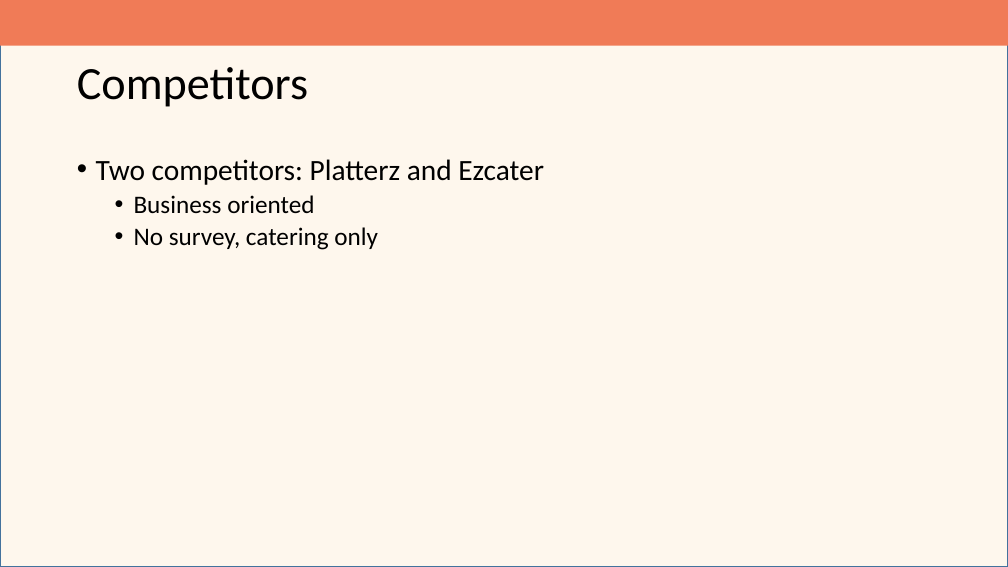
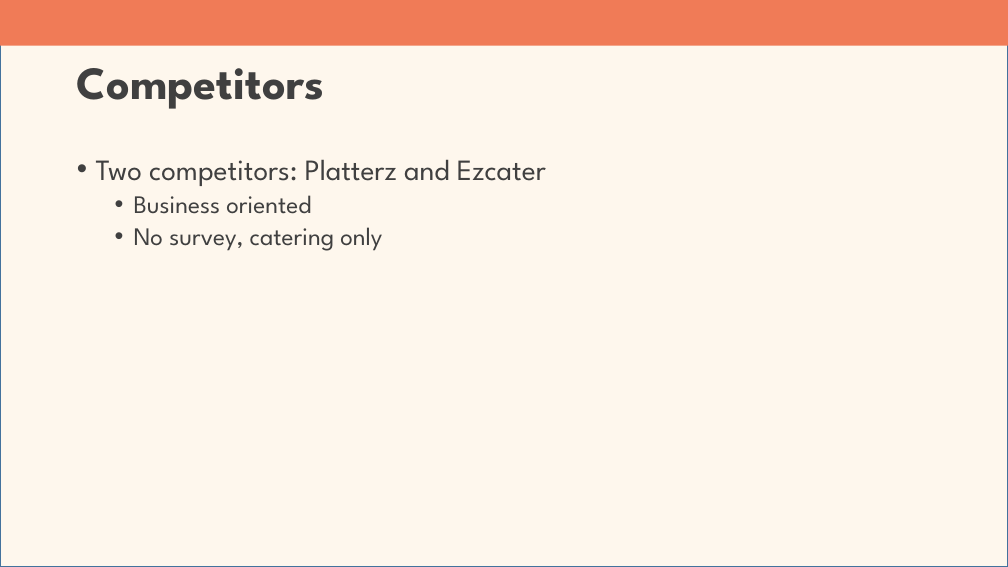
Before and after one commit to converyj/plentyfull, a slide deck: slide 4 of Pitch.pptx. Drawn at 1008x567 pixels with LibreOffice and Linux fonts; fonts in the diff are those of the drawing. Boxes give left, top, right and bottom in pixels: in the first picture for what was removed or moved away, otherwise in the second. Text is boxed around its words. In the diff, an @@ line names an element or a change of style, - is before the commit and + after.

```diff
--- a/Pitch.pptx
+++ b/Pitch.pptx
@@ title "Competitors" at box(77, 68, 324, 109): font Calibri to League Spartan, text colour #000000 to #404040, bold on @@
@@ text "Two competitors: Platterz and Ezcater" at box(96, 159, 546, 251): font Calibri to League Spartan, text colour #000000 to #404040 @@
```
Also in this commit, not shown: 3 other slides changed.
